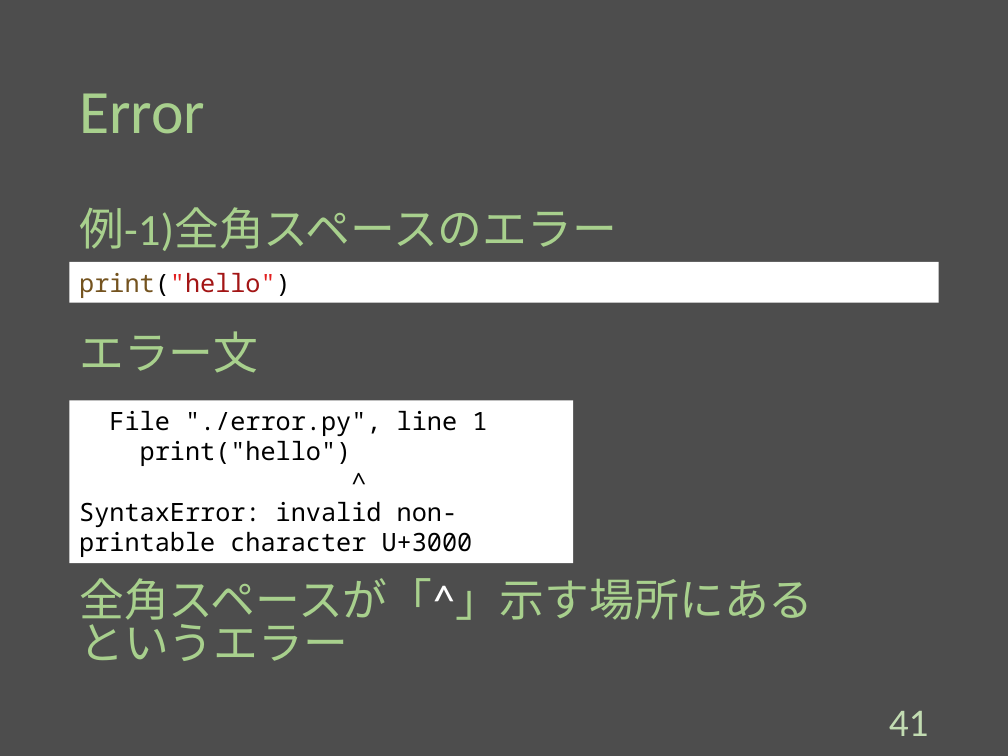
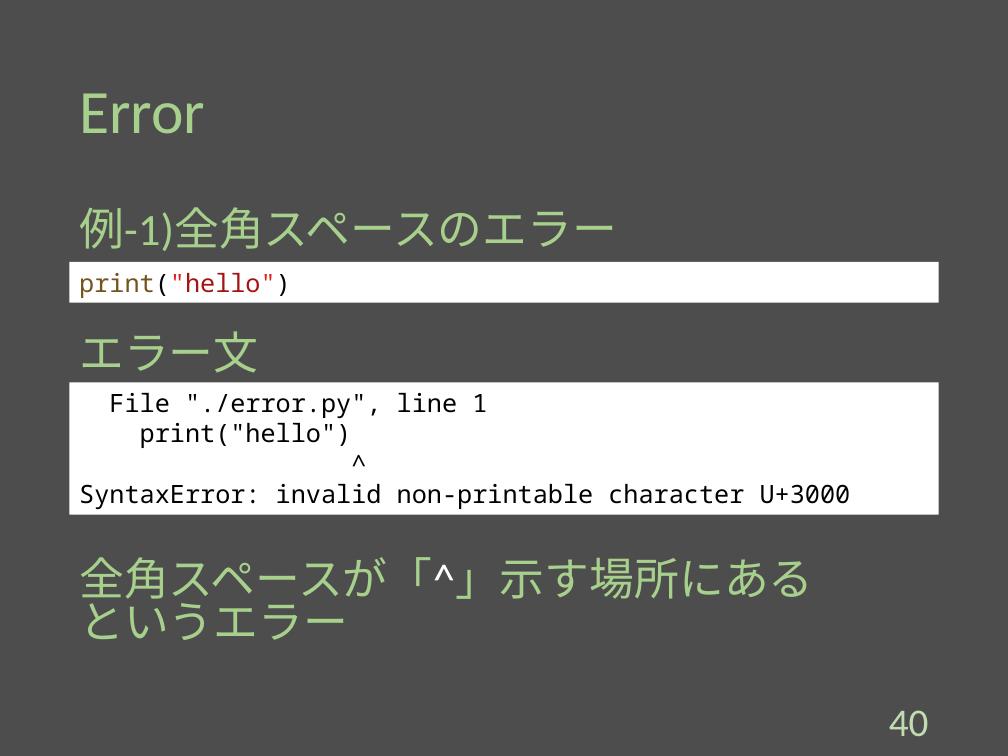
Before and after one commit to Melbeck777/program_seminar, a slide deck: slide 41 of ProgramSlide.pptx (slide 42 before the commit). Drawn at 1008x756 pixels with LibreOffice and Linux fonts; fonts in the diff are those of the drawing. Boxes give left, top, right and bottom in pixels: in the first picture for what was removed or moved away, otherwise in the second. Text is boxed around its words. In the diff, an @@ line names an element or a change of style, - is before the commit and + after.

```diff
--- a/ProgramSlide.pptx
+++ b/ProgramSlide.pptx
@@ rectangle "File "./error.py", line 1": place and size @@
-rectangle "File "./error.py", line 1" at (70, 400, 574, 563)
+rectangle "File "./error.py", line 1" at (70, 382, 938, 514)
@@ text "全角スペースが「^」示す場所にある というエラー": place and size @@
-text "全角スペースが「^」示す場所にある というエラー" at (79, 578, 813, 661)
+text "全角スペースが「^」示す場所にある というエラー" at (79, 557, 813, 640)
@@ page number at (889, 710, 929, 736): text changed @@
-41
+40
```
Also in this commit, not shown: 15 other slides changed, 1 slide removed.
